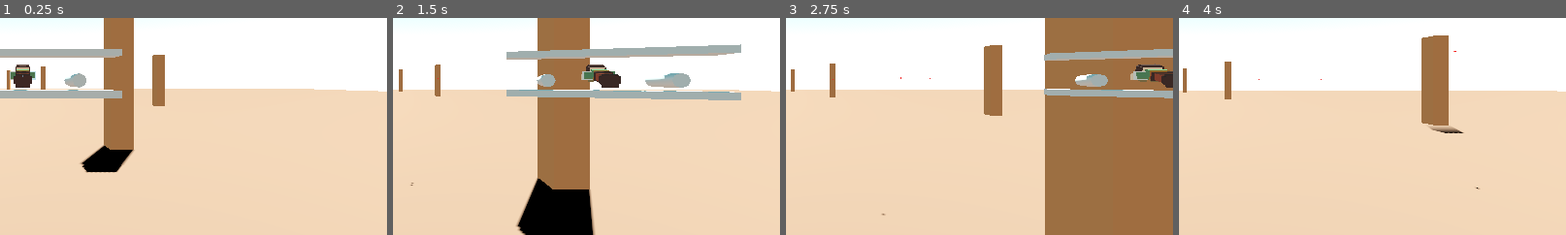
Above: before the commit, frames 1-4 (left to right).
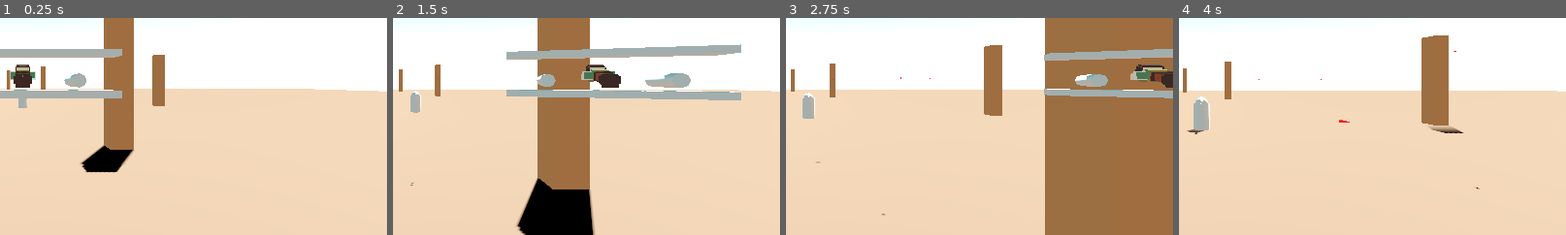
Above: after the commit, the same moments.

Repository: KyzonP/20-games---game-8
Game: Godot game, scene res://scenes/test.tscn
Same seed, same stepped clock (60 frames per second), same inputs: the game is played once before the commit and once after it.
Inputs:
- Up to frame 1 (0.25 s): no input
- Up to frame 2 (1.5 s): hold D (move_right) 0.53-1.28 s; tap Space (fire) at 0.6 s; hold Ctrl (brake) from 1.28 s (still down); tap Shift (boost) at 1.35 s
- Up to frame 3 (2.75 s): tap Space (fire) at 1.55, 2.1 s; release Ctrl (brake) at 2.03 s; hold D (move_right) from 2.03 s (still down)
- Up to frame 4 (4 s): release D (move_right) at 2.78 s; hold W (move_up) 2.78-3.53 s; tap Space (fire) at 2.85, 3.8 s; hold A (move_left) from 3.53 s (still down); hold Shift (boost) from 3.53 s (still down)
The pictures show only the part of the screen within x 47-97%, y 36-86%; the shares and areas given below are measured in that part.

The runs differ from the first frame. In frame 1, 0.1% of the frame differs, in the area x 4-8%, y 37-42%; in frame 2, 0.2%; in frame 3, 0.4%; in frame 4, 0.7%, in the area x 2-45%, y 36-54%.

Commit message:
Enemy turret added

Diff:
--- /dev/null
+++ b/event_bus.gd
@@ -0,0 +1,4 @@
+extends Node
+
+@warning_ignore("unused_signal")
+signal give_player(player)
--- a/project.godot
+++ b/project.godot
@@ -14,6 +14,10 @@
 run/main_scene="res://scenes/test.tscn"
 config/features=PackedStringArray("4.6", "GL Compatibility")
 config/icon="res://icon.svg"
+
+[autoload]
+
+EventBus="*uid://b8jctqtct0b8f"
 
 [input]
 
--- a/scenes/bullet.tscn
+++ b/scenes/bullet.tscn
@@ -9,7 +9,7 @@
 height = 1.0
 radius = 0.1
 
-[node name="Bullet" type="Area3D" unique_id=1214280318]
+[node name="Bullet" type="Area3D" unique_id=1214280318 groups=["Bullet"]]
 collision_layer = 0
 collision_mask = 28
 script = ExtResource("1_mkf8s")
--- /dev/null
+++ b/scenes/enemy.tscn
@@ -0,0 +1,40 @@
+[gd_scene format=3 uid="uid://bo4ktkono442i"]
+
+[ext_resource type="Script" uid="uid://xj5qxp5jrfxp" path="res://scripts/turret_barrel.gd" id="1_7p1mj"]
+[ext_resource type="Script" uid="uid://l2san637eugn" path="res://scripts/enemy.gd" id="1_md0e3"]
+
+[sub_resource type="CylinderShape3D" id="CylinderShape3D_md0e3"]
+height = 9.862305
+radius = 2.5253906
+
+[node name="Enemy" type="Area3D" unique_id=2107312701]
+collision_layer = 4
+collision_mask = 19
+script = ExtResource("1_md0e3")
+fire_distance = 300.0
+
+[node name="VehicleShape" type="Node3D" parent="." unique_id=1287704595]
+
+[node name="Base" type="CSGCylinder3D" parent="VehicleShape" unique_id=533663966]
+transform = Transform3D(1, 0, 0, 0, 1, 0, 0, 0, 1, 0, 4, 0)
+radius = 2.5
+height = 8.0
+
+[node name="Targeting" type="CSGSphere3D" parent="VehicleShape/Base" unique_id=1156207078]
+transform = Transform3D(1, 0, 0, 0, 1, 0, 0, 0, 1, 0, 4, 0)
+radius = 2.0
+script = ExtResource("1_7p1mj")
+
+[node name="Barrel" type="CSGCylinder3D" parent="VehicleShape/Base/Targeting" unique_id=1637573947]
+transform = Transform3D(1.9106855e-15, 4.371139e-08, -1, 1, -4.371139e-08, 0, -4.371139e-08, -1, -4.371139e-08, 0, 0, -2.5)
+height = 5.0
+
+[node name="FirePoint" type="Marker3D" parent="VehicleShape/Base/Targeting/Barrel" unique_id=245209090]
+transform = Transform3D(1.9106855e-15, 1, -4.371139e-08, 4.371139e-08, -4.371139e-08, -1, -1, 0, -4.371139e-08, 0.019893646, 2.8388746, 1.2409117e-07)
+
+[node name="VisibleOnScreenEnabler3D" type="VisibleOnScreenEnabler3D" parent="." unique_id=1247818257]
+transform = Transform3D(1, 0, 0, 0, 1, 0, 0, 0, 1, 0, 8.587078, 0)
+
+[node name="CollisionShape3D" type="CollisionShape3D" parent="." unique_id=628981273]
+transform = Transform3D(1, 0, 0, 0, 1, 0, 0, 0, 1, 0, 4.876465, 0)
+shape = SubResource("CylinderShape3D_md0e3")
--- a/scenes/test.tscn
+++ b/scenes/test.tscn
@@ -2,7 +2,9 @@
 
 [ext_resource type="Script" uid="uid://csmfqdei32qoa" path="res://scripts/path_follow.gd" id="1_bl13t"]
 [ext_resource type="PackedScene" uid="uid://crny86l3gtlp3" path="res://models/placeholder_bunny/placeholder_bunny.tscn" id="1_errlg"]
+[ext_resource type="Script" uid="uid://uhw03c4iv7r0" path="res://scripts/game.gd" id="1_j5jx5"]
 [ext_resource type="Script" uid="uid://dtwhchf2wnite" path="res://scripts/player_controller.gd" id="3_iyx0m"]
+[ext_resource type="PackedScene" uid="uid://bo4ktkono442i" path="res://scenes/enemy.tscn" id="4_74lek"]
 
 [sub_resource type="ProceduralSkyMaterial" id="ProceduralSkyMaterial_errlg"]
 sky_top_color = Color(0.4117647, 0.7411765, 0.8235294, 1)
@@ -44,7 +46,9 @@
 [sub_resource type="BoxShape3D" id="BoxShape3D_iyx0m"]
 size = Vector3(6.9826202, 1.5612793, 0.9602051)
 
-[node name="Game" type="Node3D" unique_id=1248648863]
+[node name="Game" type="Node3D" unique_id=1248648863 node_paths=PackedStringArray("player")]
+script = ExtResource("1_j5jx5")
+player = NodePath("Path3D/PathFollow3D/Camera3D/Player")
 
 [node name="WorldEnvironment" type="WorldEnvironment" parent="." unique_id=1657036575]
 environment = SubResource("Environment_iyx0m")
@@ -141,8 +145,9 @@
 
 [node name="Camera3D" type="Camera3D" parent="Path3D/PathFollow3D" unique_id=1969398204]
 transform = Transform3D(1, 0, 0, 0, 1, 0, 0, 0, 1, 0, 0, 10)
+current = true
 
-[node name="Player" type="Area3D" parent="Path3D/PathFollow3D/Camera3D" unique_id=62724389]
+[node name="Player" type="Area3D" parent="Path3D/PathFollow3D/Camera3D" unique_id=62724389 groups=["Player"]]
 transform = Transform3D(1, 0, 0, 0, 1, 0, 0, 0, 1, 0, 0, -10)
 collision_mask = 28
 script = ExtResource("3_iyx0m")
@@ -168,9 +173,12 @@
 transform = Transform3D(1, 0, 0, 0, -4.371139e-08, 1, 0, -1, -4.371139e-08, 2, 0, -1)
 radius = 0.25
 
-[node name="FirePoint" type="Node3D" parent="Path3D/PathFollow3D/Camera3D/Player" unique_id=1674397703]
+[node name="FirePoint" type="Marker3D" parent="Path3D/PathFollow3D/Camera3D/Player" unique_id=2129934683]
 transform = Transform3D(1, 0, 0, 0, 1, 0, 0, 0, 1, 0, 0.32980156, -2.4611635)
 
 [node name="CollisionShape3D" type="CollisionShape3D" parent="Path3D/PathFollow3D/Camera3D/Player" unique_id=2014821380]
 transform = Transform3D(1, 0, 0, 0, 1, 0, 0, 0, 1, 0.0017623901, 0.256958, -0.50476074)
 shape = SubResource("BoxShape3D_iyx0m")
+
+[node name="Enemy" parent="." unique_id=2107312701 instance=ExtResource("4_74lek")]
+transform = Transform3D(1, 0, 0, 0, 1, 0, 0, 0, 1, 0, 0, -150)
--- /dev/null
+++ b/scripts/enemy.gd
@@ -0,0 +1,51 @@
+extends Area3D
+
+@export var hp : float = 1.0
+@export var speed : float = 5.0
+@export var fire_rate : float = 1.0
+@export var fire_distance : float = 100.0
+var fire_timer : float = 0.0
+var target : Area3D
+var shooting : bool = false
+
+@onready var fire_point = find_child("FirePoint")
+@onready var targeting = find_child("Targeting")
+
+# Bullets
+var bulletObject = load("res://scenes/bullet.tscn")
+
+func _ready():
+	area_entered.connect(collide)
+	targeting.playerFound.connect(_enable_shooting)
+	targeting.playerLost.connect(_disable_shooting)
+	EventBus.give_player.connect(_set_target)
+
+func _physics_process(delta):
+	if global_position.distance_to(target.global_position) <= fire_distance and shooting:
+		fire_timer += delta
+
+	if fire_timer >= fire_rate:
+		fire_timer = 0.0
+		_shoot()
+
+func _shoot():
+	var bullet = bulletObject.instantiate()
+	get_tree().root.get_child(0).add_child(bullet)
+	bullet.global_position = fire_point.global_position
+	bullet.rotation = fire_point.global_rotation
+	bullet.enemyBullet()
+
+func destroy():
+	queue_free()
+
+func collide(_area):
+	destroy()
+
+func _set_target(player):
+	target = player
+
+func _enable_shooting():
+	shooting = true
+
+func _disable_shooting():
+	shooting = false
--- /dev/null
+++ b/scripts/game.gd
@@ -0,0 +1,6 @@
+extends Node3D
+
+@export var player : Area3D
+
+func _ready():
+	EventBus.emit_signal("give_player", player)
--- a/scripts/player_controller.gd
+++ b/scripts/player_controller.gd
@@ -75,4 +75,5 @@
 	bullet.playerBullet()
 
 func collide(_area) -> void:
-	print("wow")
+	if _area.is_in_group("Bullet"):
+		print("Shot")
--- /dev/null
+++ b/scripts/turret_barrel.gd
@@ -0,0 +1,42 @@
+extends CSGSphere3D
+
+signal playerFound
+signal playerLost
+
+@export var target : Area3D
+
+@export var speed : float = 2.5
+
+@export var detect_range : float = 160.0
+
+func _ready():
+	EventBus.give_player.connect(_set_target)
+
+func _physics_process(delta):
+	_rotate_towards(delta)
+
+	_detect_target()
+
+func _detect_target() -> void:
+	var forward_dir = global_transform.basis.z
+	var target_dir = (target.global_position - global_position).normalized()
+
+	var angle_radians = forward_dir.angle_to(target_dir)
+	var angle_degrees = rad_to_deg(angle_radians)
+
+	if angle_degrees >= detect_range:
+		playerFound.emit()
+	else:
+		playerLost.emit()
+
+func _rotate_towards(delta) -> void:
+	var current_rot = Quaternion(transform.basis)
+	look_at(target.global_position, Vector3.UP)
+	var target_rot = Quaternion(transform.basis)
+
+	var smooth_rot = current_rot.slerp(target_rot, speed * delta)
+
+	transform.basis = Basis(smooth_rot)
+
+func _set_target(player) -> void:
+	target = player
Not shown, added: event_bus.gd.uid
Not shown, added: scripts/enemy.gd.uid
Not shown, added: scripts/game.gd.uid
Not shown, added: scripts/turret_barrel.gd.uid
Empty file added: scripts/turret_rotate.gd
Not shown, added: scripts/turret_rotate.gd.uid
